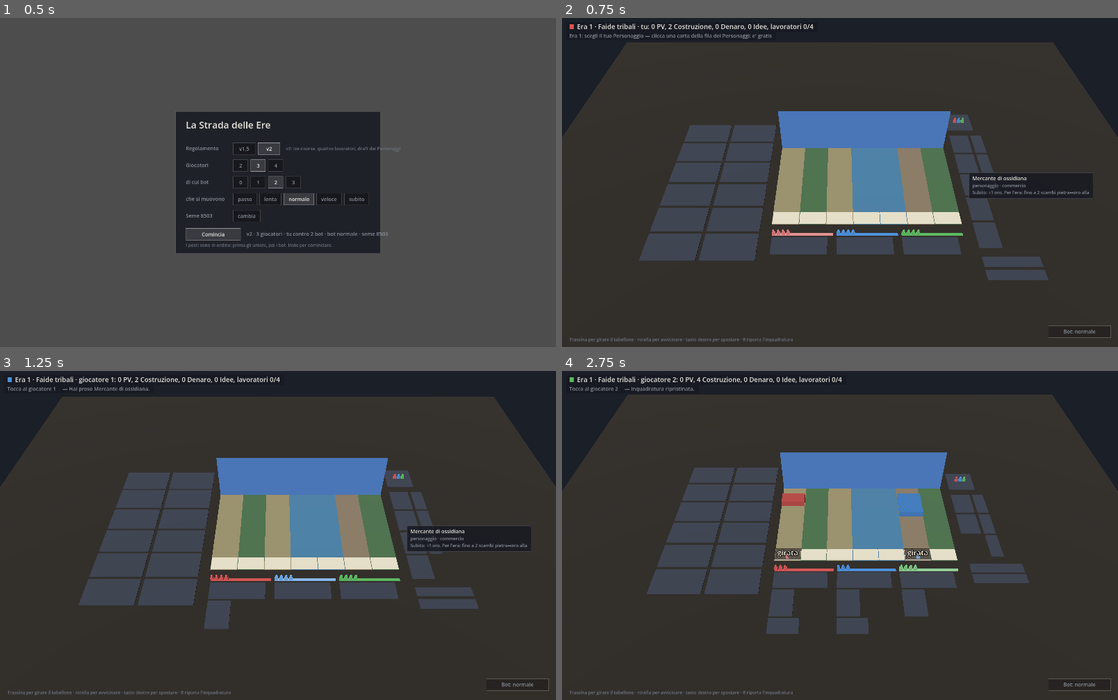
Above: before the commit, frames 1-4 (two rows, left to right).
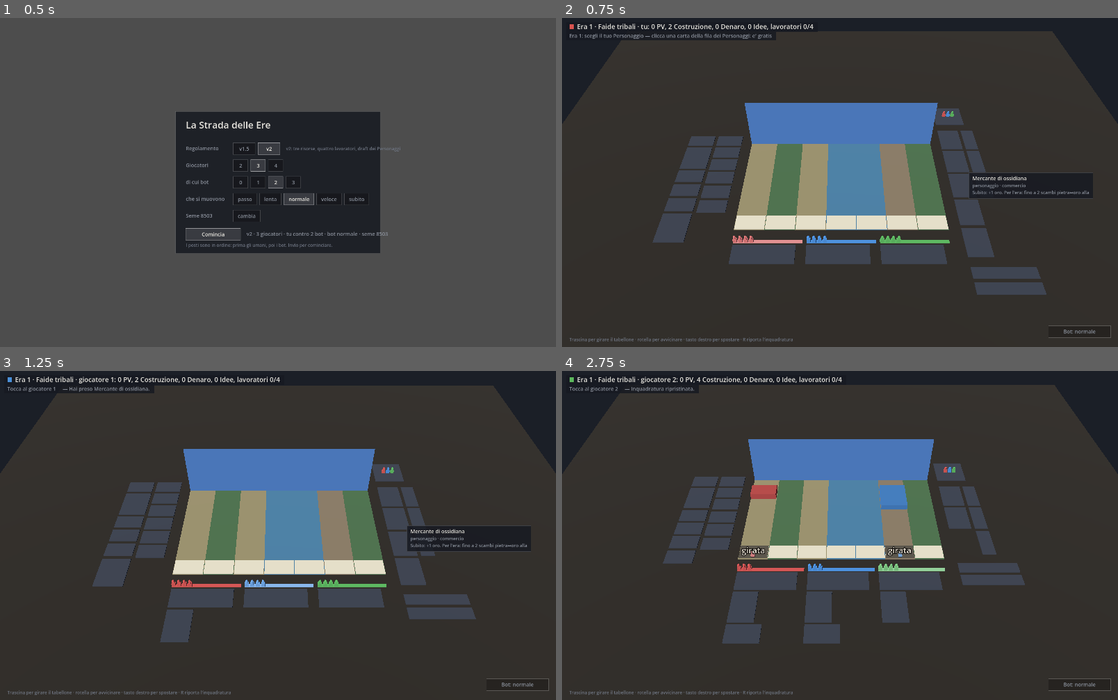
Above: after the commit, the same moments.

Repository: Tannoiser2/The-Street
Game: Godot game, scene res://scenes/gioca.tscn
Two runs of this game, one before a commit and one after it. Both use one fixed random seed, a clock stepped at 60 frames per second and the inputs below.
Inputs (mouse positions are in pixels of both pictures, inside the frame that each line leads up to):
- Up to frame 1 (0.5 s): no input
- Up to frame 2 (0.75 s): tap Enter at 0.5, 0.6 s; move the mouse to (962, 166) at 0.52 s; click (962, 166) at 0.67 s
- Up to frame 3 (1.25 s): tap Space at 0.77 s
- Up to frame 4 (2.75 s): tap Space at 1.25, 1.52 s; move the mouse to (728, 551) at 1.27 s; tap Keypad Enter at 1.35 s; click (728, 551) at 1.42 s; move the mouse to (895, 463) at 2.02 s; tap R at 2.1 s; click (895, 463) at 2.17 s

Frame 1 is identical in both runs. In frame 2, 20% of the frame differs, in the area x 0-100%, y 4-85%; in frame 3, 20%; in frame 4, 20%, in the area x 0-100%, y 4-83%.

Commit message:
Vista: il mercato a grandezza vera; scatta3d --miraz per guardare le carte dei giocatori (registro 133)
Co-Authored-By: Claude Opus 5.5 <noreply@anthropic.com>
Claude-Session: https://claude.ai/code/session_014QusJSVCrj3ZCjDYDQmZ2R

Diff:
--- a/scripts/tools/scatta3d.gd
+++ b/scripts/tools/scatta3d.gd
@@ -30,7 +30,7 @@
 	#   --giro -20    gradi attorno all'asse verticale
 	#   --alt 12      gradi sopra l'orizzonte
 	#   --mira 3      la colonna da mettere al centro
-	if args.has("zoom") or args.has("giro") or args.has("alt") or args.has("mira"):
+	if args.has("zoom") or args.has("giro") or args.has("alt") or args.has("mira") or args.has("miraz"):
 		var o := CameraOrbita.da_stato(ctl.gs)
 		o.distanza *= float(args.get("zoom", "1"))
 		o.imbardata += float(args.get("giro", "0"))
@@ -39,6 +39,9 @@
 			var col := int(args["mira"])
 			o.mira = Vector3(BoardLayout3D.col_x(col) + BoardLayout3D.TESSERA_W / 2.0,
 				BoardLayout3D.TESSERA_Y * 4.0, BoardLayout3D.board_d() / 2.0)
+		# --miraz 400   sposta la mira in profondita' (mm): per guardare da
+		#               vicino le carte dei giocatori, davanti alla strada.
+		if args.has("miraz"): o.mira.z = float(args["miraz"])
 		vista.orbita = o
 	vista.mostra(ctl.gs)
 	# --crollo 0.4   abbatte una sagoma e ferma lo sgretolamento a quel punto
--- a/scripts/tools/test_view.gd
+++ b/scripts/tools/test_view.gd
@@ -66,6 +66,7 @@
 	_run("lo scheletro del lavoratore sotto il potenziamento (v2)", _test_scheletro_lavoratore)
 	_run("la rovina senza rudere: la carta si capovolge (v2)", _test_rovina_senza_rudere)
 	_run("v2: le tessere scavo al posto della carta crollata (registro 131)", _test_tessere_scavo_vista)
+	_run("v2: il mercato a grandezza vera (registro 133)", _test_mercato_vero)
 	_run("il riepilogo finale con i nomi del regolamento v2", _test_riepilogo_v2)
 	_run("le facce degli edifici della v2", _test_facce_v2)
 	print("\n%d superati, %d falliti" % [_passed, _failed])
@@ -2880,3 +2881,26 @@
 	r.was_razed = true
 	_ok("  lo spianato non ne lascia", BoardLayout3D.tessere_scavo_box(gs, r).is_empty())
 	CardDB.load_db(CardDB.DB_PATH)
+
+# Con le carte restituite la carta edificio e' la sua tessera: sul mercato ha
+# la misura che avra' sulla mappa (registro 133).
+func _test_mercato_vero() -> void:
+	if not FileAccess.file_exists("res://data/cards-v2.json"): return
+	CardDB.load_db("res://data/cards-v2.json")
+	var ctl := GameController.new()
+	ctl.new_game(3, 133)
+	var gs := ctl.gs
+	_ok("nel file v2 le carte sono a grandezza vera", BoardLayout3D.grandezza_vera())
+	var giuste := true
+	var quante := 0
+	for c in BoardLayout3D.side_cards(gs):
+		if str(c["kind"]) != "mercato" or c.has("player"): continue
+		quante += 1
+		var a: AABB = c["aabb"]
+		var m := BoardLayout3D.misura_edificio(str(c["id"]))
+		if absf(a.size.x - m.x) > 0.01 or absf(a.size.z - m.y) > 0.01: giuste = false
+	_ok("  ogni carta del mercato ha la misura della mappa (%d carte)" % quante, giuste and quante > 0)
+	var uno := BoardLayout3D.misura_edificio("ed_capanne")
+	var due := BoardLayout3D.misura_edificio("ed_tumulo_funerario")
+	_ok("  una larga due e' larga il doppio di una colonna, piu' lo spazio fra le due", due.x > uno.x * 1.9)
+	CardDB.load_db(CardDB.DB_PATH)
--- a/scripts/view/board_layout_3d.gd
+++ b/scripts/view/board_layout_3d.gd
@@ -916,6 +916,20 @@
 # le sue proporzioni, se no la faccia si schiaccerebbe in un quadrato.
 const MISURE_CARTE_V2 := {"mercato": Vector2(194.4, 115.6)}
 
+# LE CARTE A GRANDEZZA VERA (registro 133). Il designer: le carte edificio
+# del mercato hanno la stessa misura che avranno sulla mappa, e cosi' quelle
+# che tornano al proprietario quando crollano. Vale con le carte restituite:
+# la carta e' la tessera dell'edificio, larga quante colonne occupa e
+# profonda quanti binari.
+static func grandezza_vera() -> bool:
+	return cartoni() and TessereScavo.carte_restituite()
+
+static func misura_edificio(id: String) -> Vector2:
+	var d: Dictionary = CardDB.buildings.get(id, {})
+	var w := int(d.get("width", 1))
+	var p := int(d.get("depth", 1))
+	return Vector2(span_w(w), basetta_d() + (p - 1) * slot_d())
+
 static func misura_carta(tipo: String) -> Vector2:
 	var m: Vector2 = MISURE_CARTE.get(tipo, Vector2(CARTA, CARTA))
 	if e_v2() and MISURE_CARTE_V2.has(tipo): m = MISURE_CARTE_V2[tipo]
@@ -946,6 +960,7 @@
 	if vendita.is_empty(): return out
 	var m := misura_carta("mercato")
 	var per_fila: int = int(ceil(vendita.size() / 2.0))
+	if grandezza_vera(): return _fila_sinistra_vera(vendita, per_fila)
 	var righe: int = mini(per_fila, vendita.size())
 	var alto := righe * m.y + maxf(0.0, righe - 1) * CARTA_GAP
 	var z0 := board_d() / 2.0 - alto / 2.0
@@ -960,6 +975,39 @@
 			"aabb": AABB(
 				Vector3(x0 + fila * (m.x + CARTA_GAP), 0.0, z0 + riga * (m.y + CARTA_GAP)),
 				Vector3(m.x, TESSERA_Y, m.y))})
+	return out
+
+# Il mercato a grandezza vera: due file come sempre, ognuna larga quanto la
+# sua carta piu' larga, e ogni carta alta quanto e' profonda sulla mappa.
+static func _fila_sinistra_vera(vendita: Array, per_fila: int) -> Array[Dictionary]:
+	var out: Array[Dictionary] = []
+	var quante_file: int = 1 if vendita.size() <= per_fila else 2
+	var larghe: Array[float] = []
+	var alte: Array[float] = []
+	for f in quante_file:
+		larghe.append(0.0)
+		alte.append(0.0)
+	for i in vendita.size():
+		var m := misura_edificio(str(vendita[i]))
+		var f: int = i / per_fila
+		larghe[f] = maxf(larghe[f], m.x)
+		alte[f] += m.y + (CARTA_GAP if i % per_fila > 0 else 0.0)
+	var totale := 0.0
+	for f in quante_file: totale += larghe[f]
+	var x := -(BORDO + totale + (quante_file - 1) * CARTA_GAP)
+	var alto: float = alte.max()
+	var z_fila := board_d() / 2.0 - alto / 2.0
+	var z := z_fila
+	for i in vendita.size():
+		var f: int = i / per_fila
+		if i > 0 and i % per_fila == 0:
+			x += larghe[f - 1] + CARTA_GAP
+			z = z_fila
+		var m := misura_edificio(str(vendita[i]))
+		# La carta sta contro il bordo verso la strada della sua fila.
+		out.append({"kind": "mercato", "id": str(vendita[i]),
+			"aabb": AABB(Vector3(x + larghe[f] - m.x, 0.0, z), Vector3(m.x, TESSERA_Y, m.y))})
+		z += m.y + CARTA_GAP
 	return out
 
 # A DESTRA due file affiancate: i personaggi in colonna e, a fianco di
@@ -1293,6 +1341,9 @@
 				"aabb": AABB(Vector3(x, giu, z0 + r * passo),
 					Vector3(m.x, TESSERA_Y, m.y))})
 			r += 1
+		# Nel mazzetto le carte restano tutte della stessa misura anche a
+		# grandezza vera: e' un riepilogo a ventaglio, e una colossale larga
+		# tre carte rimpiccioliva tutte le altre fino a non leggerle.
 		var box := AABB(Vector3(x, quota, z0 + r * passo),
 			Vector3(m.x, TESSERA_Y, m.y))
 		out.append({"kind": str(carte[j]["kind"]), "id": str(carte[j]["id"]),
